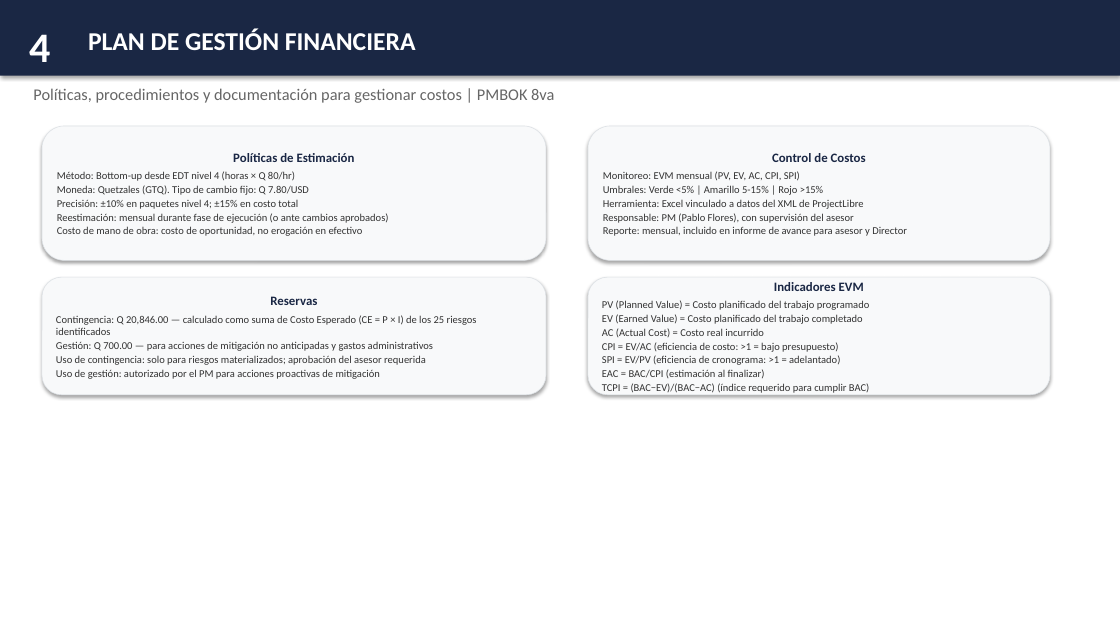
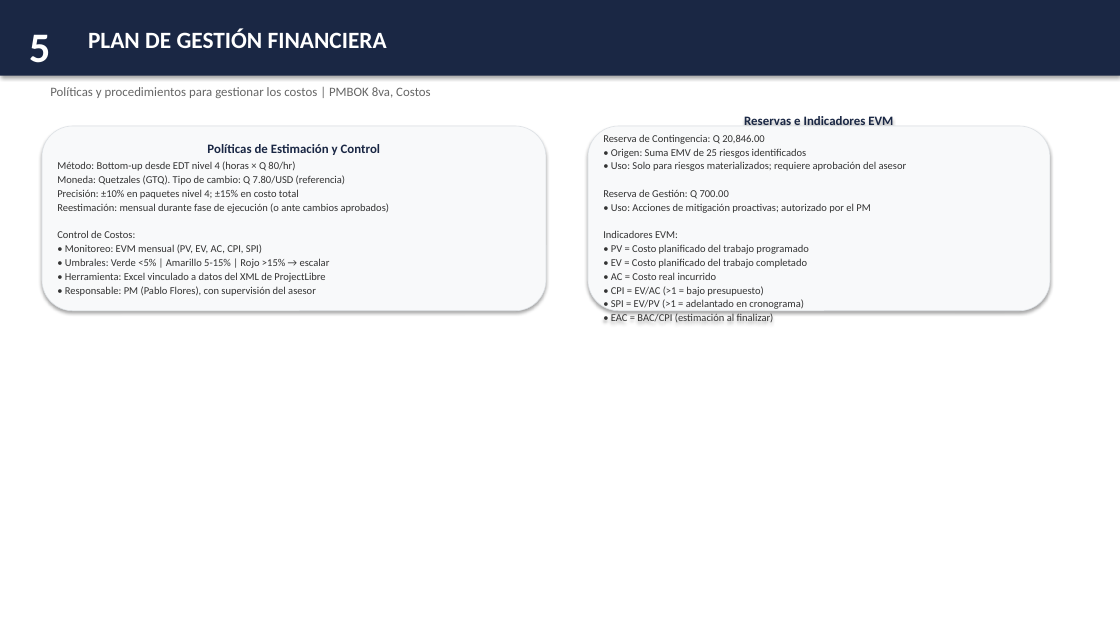
Before and after one commit to pabloflores465/edt-tesis-project, a slide deck: slide 51 of revision/entregables_finales/LoRA_Plan_Direccion_Proyecto_Completo_v2.pptx (slide 44 before the commit). Drawn at 1120x630 pixels with LibreOffice and Linux fonts; fonts in the diff are those of the drawing. Boxes give left, top, right and bottom in pixels: in the first picture for what was removed or moved away, otherwise in the second. Text is boxed around its words. In the diff, an @@ line names an element or a change of style, - is before the commit and + after.

```diff
--- a/revision/entregables_finales/LoRA_Plan_Direccion_Proyecto_Completo_v2.pptx
+++ b/revision/entregables_finales/LoRA_Plan_Direccion_Proyecto_Completo_v2.pptx
@@ text at box(21, 17, 71, 63): text changed @@
-44
+51
@@ text "PLAN DE GESTIÓN FINANCIERA" at box(88, 28, 387, 48): size 22 to 20 pt @@
@@ text at box(50, 87, 431, 98): text changed; size 14 to 11 pt @@
-Políticas, procedimientos y documentación para gestionar costos | PMBOK 8va
+Políticas y procedimientos para gestionar los costos | PMBOK 8va, Costos
@@ rounded rectangle "Reservas e Indicadores EVM": place and size @@
-rounded rectangle "Reservas e Indicadores EVM" at box(588, 277, 1050, 395)
+rounded rectangle "Reservas e Indicadores EVM" at box(588, 126, 1050, 311)
@@ text in rounded rectangle at box(603, 116, 907, 321): text changed @@
-Indicadores EVM
-PV (Planned Value) = Costo planificado del trabajo programado
-EV (Earned Value) = Costo planificado del trabajo completado
-AC (Actual Cost) = Costo real incurrido
-CPI = EV/AC (eficiencia de costo: >1 = bajo presupuesto)
-SPI = EV/PV (eficiencia de cronograma: >1 = adelantado)
-EAC = BAC/CPI (estimación al finalizar)
-TCPI = (BAC−EV)/(BAC−AC) (índice requerido para cumplir BAC)
+Reservas e Indicadores EVM
+Reserva de Contingencia: Q 20,846.00
+• Origen: Suma EMV de 25 riesgos identificados
+• Uso: Solo para riesgos materializados; requiere aprobación del asesor
+Reserva de Gestión: Q 700.00
+• Uso: Acciones de mitigación proactivas; autorizado por el PM
+Indicadores EVM:
+• PV = Costo planificado del trabajo programado
+• EV = Costo planificado del trabajo completado
+• AC = Costo real incurrido
+• CPI = EV/AC (>1 = bajo presupuesto)
+• SPI = EV/PV (>1 = adelantado en cronograma)
+• EAC = BAC/CPI (estimación al finalizar)
@@ rounded rectangle "Políticas de Estimación y Control": place and size @@
-rounded rectangle "Políticas de Estimación y Control" at box(42, 126, 546, 260)
+rounded rectangle "Políticas de Estimación y Control" at box(42, 126, 546, 311)
@@ text in rounded rectangle at box(207, 144, 380, 155): text changed @@
-Políticas de Estimación
+Políticas de Estimación y Control
@@ rounded rectangle removed at box(588, 126, 1050, 260) @@
-Control de Costos
-Monitoreo: EVM mensual (PV, EV, AC, CPI, SPI)
-Umbrales: Verde <5% | Amarillo 5-15% | Rojo >15%
-Herramienta: Excel vinculado a datos del XML de ProjectLibre
-Responsable: PM (Pablo Flores), con supervisión del asesor
-Reporte: mensual, incluido en informe de avance para asesor y Director
@@ text in rounded rectangle at box(57, 175, 345, 185): text changed @@
-Moneda: Quetzales (GTQ). Tipo de cambio fijo: Q 7.80/USD
+Moneda: Quetzales (GTQ). Tipo de cambio: Q 7.80/USD (referencia)
@@ text in rounded rectangle at box(57, 230, 330, 296): text changed @@
-Costo de mano de obra: costo de oportunidad, no erogación en efectivo
+Control de Costos:
+• Monitoreo: EVM mensual (PV, EV, AC, CPI, SPI)
+• Umbrales: Verde <5% | Amarillo 5-15% | Rojo >15% → escalar
+• Herramienta: Excel vinculado a datos del XML de ProjectLibre
+• Responsable: PM (Pablo Flores), con supervisión del asesor
@@ rounded rectangle removed at box(42, 277, 546, 395) @@
-Reservas
-Contingencia: Q 20,846.00 — calculado como suma de Costo Esperado (CE = P × I) de los 25 riesgos identificados
-Gestión: Q 700.00 — para acciones de mitigación no anticipadas y gastos administrativos
-Uso de contingencia: solo para riesgos materializados; aprobación del asesor requerida
-Uso de gestión: autorizado por el PM para acciones proactivas de mitigación
```
Also in this commit, not shown: 34 other slides changed, 3 slides added, 3 slides removed, 2 other files.
